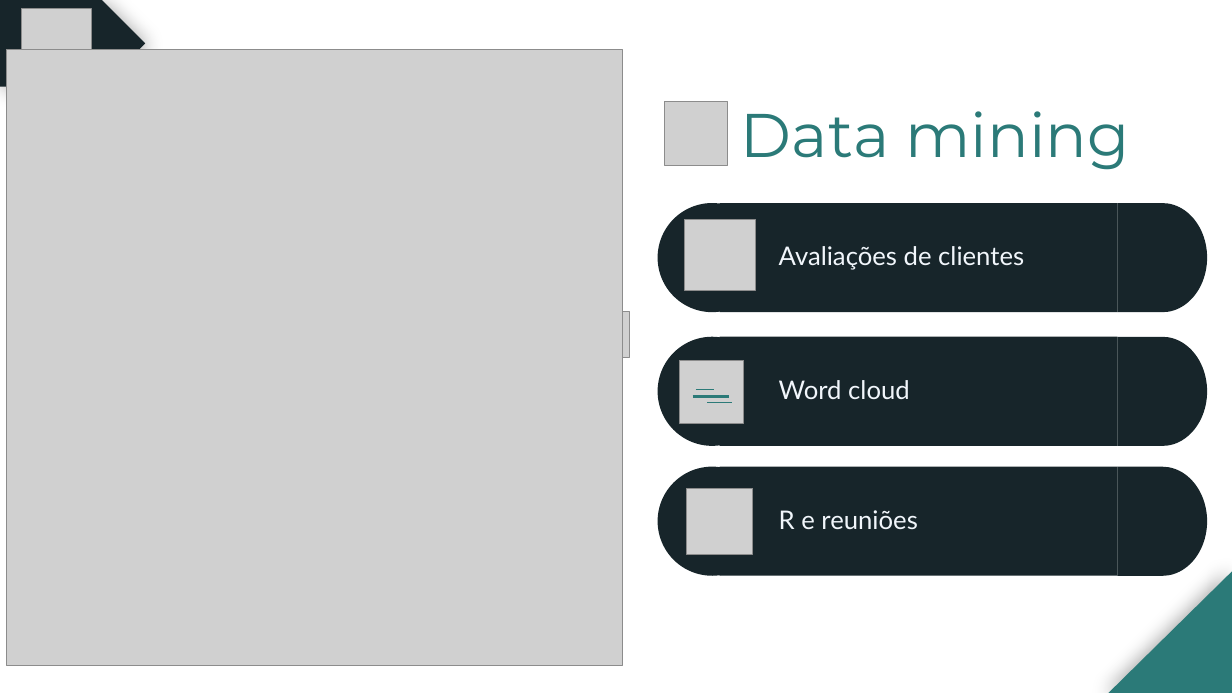
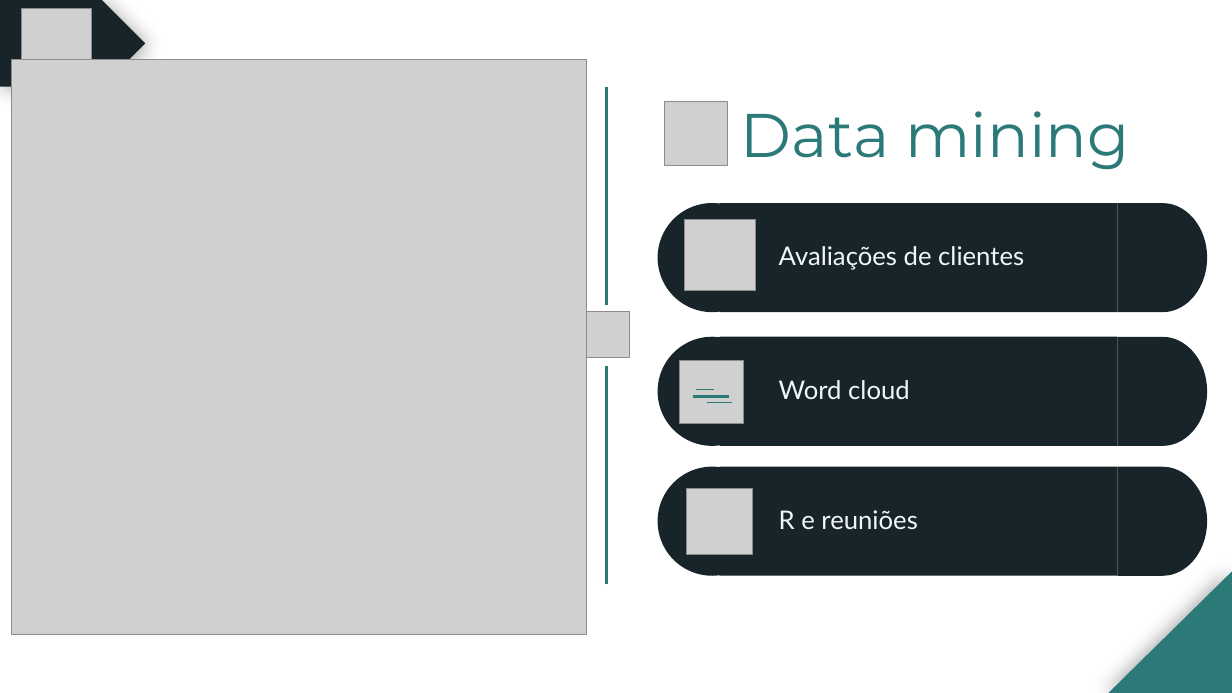
Before and after one commit to BandTec/grupo-10-ccoa-20201, a slide deck: slide 7 of MONITORAMENTO/Documentação/PPTs/Cold Stock Apresentação - Sprint 3.pptx. Drawn at 1232x693 pixels with LibreOffice and Linux fonts; fonts in the diff are those of the drawing; grey boxes stand for pictures. Boxes give left, top, right and bottom in pixels: in the first picture for what was removed or moved away, otherwise in the second. Text is boxed around its words. In the diff, an @@ line names an element or a change of style, - is before the commit and + after.

Commit message:
PPT pt2

```diff
--- a/MONITORAMENTO/Documentação/PPTs/Cold Stock Apresentação - Sprint 3.pptx
+++ b/MONITORAMENTO/Documentação/PPTs/Cold Stock Apresentação - Sprint 3.pptx
@@ picture: place and size @@
-picture at (6, 50, 623, 666)
+picture at (12, 59, 587, 634)
@@ line added from (606, 305) to (606, 87), #2B7A78 3 pt @@
@@ line added from (606, 585) to (606, 366), #2B7A78 3 pt @@
```
Also in this commit, not shown: 2 other slides changed.
